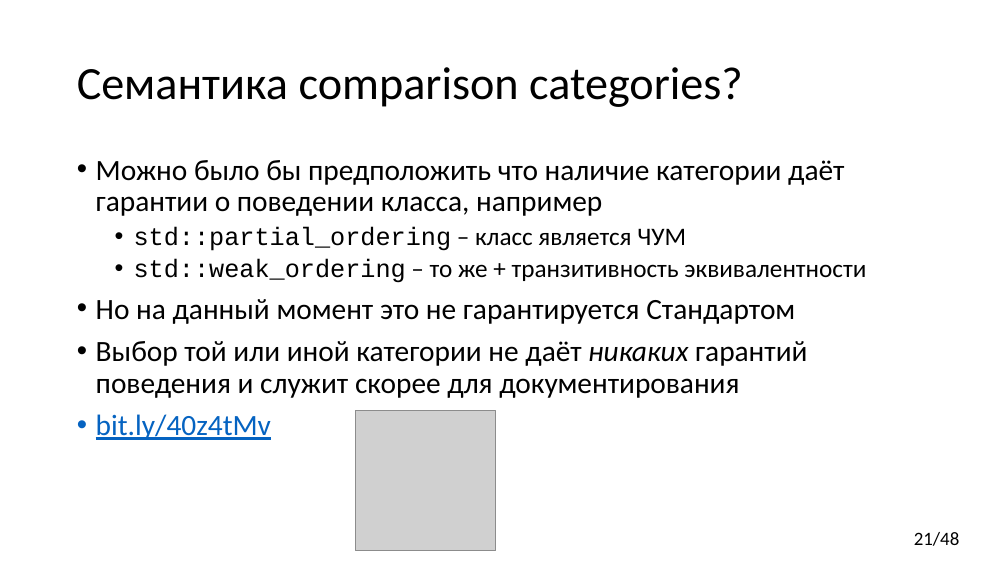
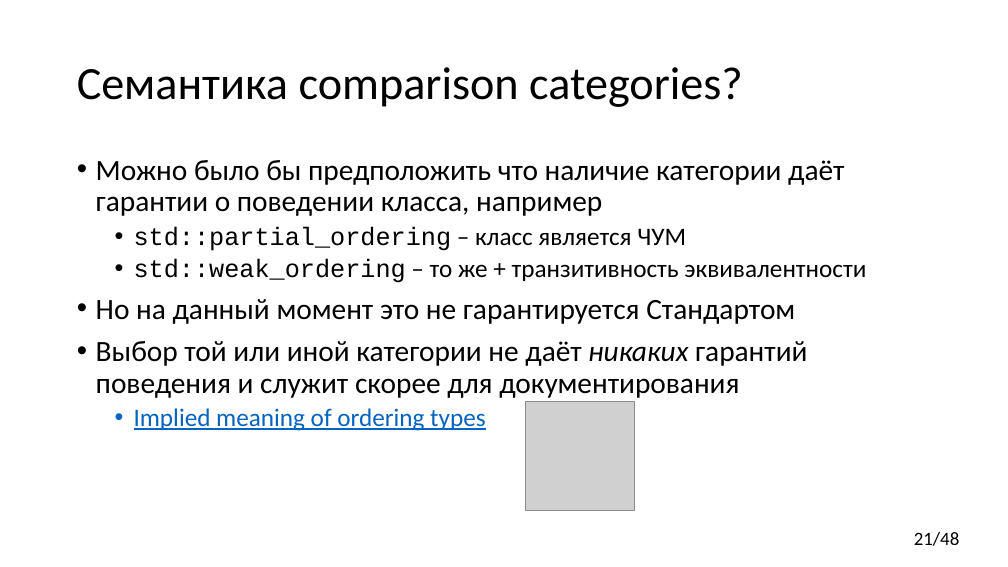
Before and after one commit to yugr/CppRussia, a slide deck: slide 21 of 2023/RU.pptx. Drawn at 1008x567 pixels with LibreOffice and Linux fonts; fonts in the diff are those of the drawing; grey boxes stand for pictures. Boxes give left, top, right and bottom in pixels: in the first picture for what was removed or moved away, otherwise in the second. Text is boxed around its words. In the diff, an @@ line names an element or a change of style, - is before the commit and + after.

```diff
--- a/2023/RU.pptx
+++ b/2023/RU.pptx
@@ text at (x1=134, y1=408, x2=485, y2=431): text changed; size 28 to 24 pt @@
-• bit.ly/40z4tMv
+  • Implied meaning of ordering types
@@ picture resized from (x1=355, y1=411, x2=496, y2=551) to (x1=526, y1=402, x2=634, y2=510) @@
```
Also in this commit, not shown: 4 other slides changed.
